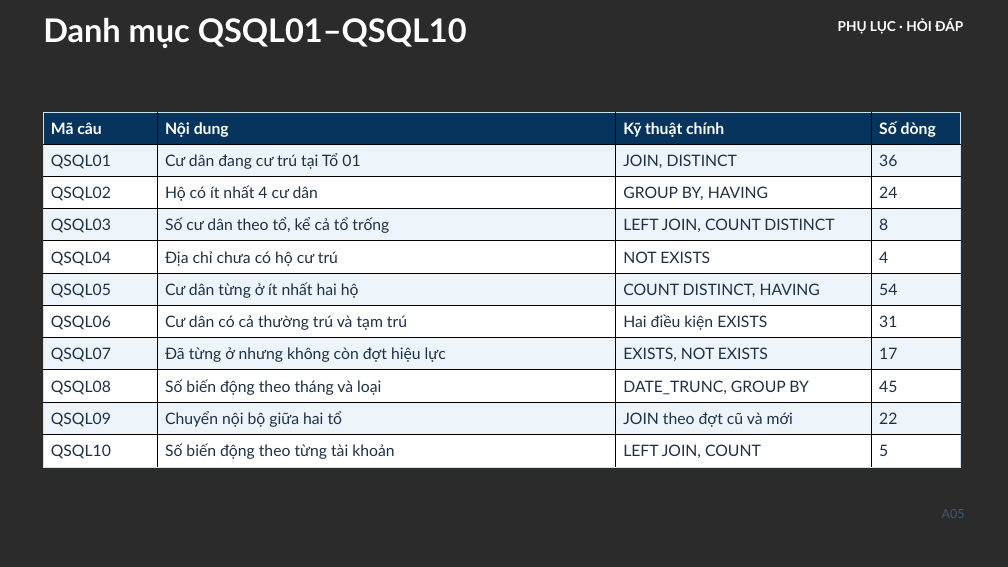
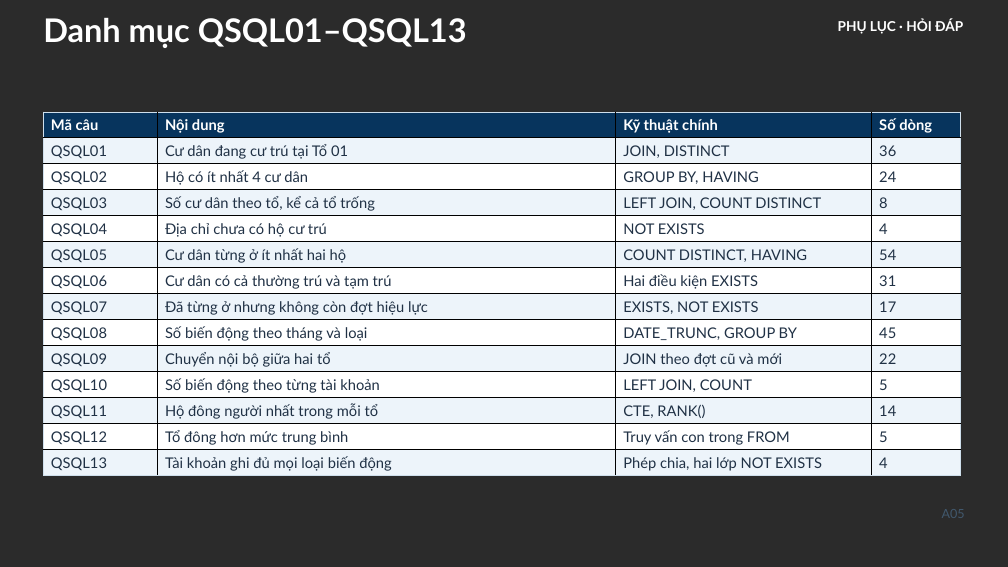
Before and after one commit to Linhlss/CSDL-Nh-m-38, a slide deck: slide 30 of presentation/CSDL_Nhom38_HUST_ThuyetTrinh.pptx. Drawn at 1008x567 pixels with LibreOffice and Linux fonts; fonts in the diff are those of the drawing; background and template pictures are left out; a plain dark background stands for a picture behind light text. Boxes give left, top, right and bottom in pixels: in the first picture for what was removed or moved away, otherwise in the second. Text is boxed around its words. In the diff, an @@ line names an element or a change of style, - is before the commit and + after.

```diff
--- a/presentation/CSDL_Nhom38_HUST_ThuyetTrinh.pptx
+++ b/presentation/CSDL_Nhom38_HUST_ThuyetTrinh.pptx
@@ text at <box>43,18,467,48</box>: text changed @@
-Danh mục QSQL01–QSQL10
+Danh mục QSQL01–QSQL13
@@ table at <box>43,112,961,476</box> @@
+row 12: QSQL11 | Hộ đông người nhất trong mỗi tổ | CTE, RANK() | 14
+row 13: QSQL12 | Tổ đông hơn mức trung bình | Truy vấn con trong FROM | 5
+row 14: QSQL13 | Tài khoản ghi đủ mọi loại biến động | Phép chia, hai lớp NOT EXISTS | 4
```
Also in this commit, not shown: 6 other slides changed, 15 other files.
